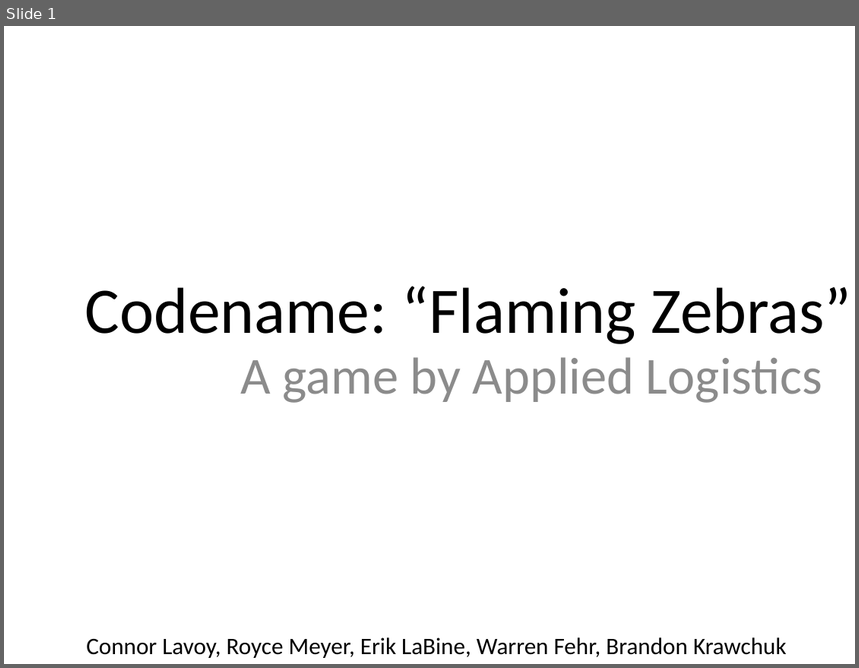
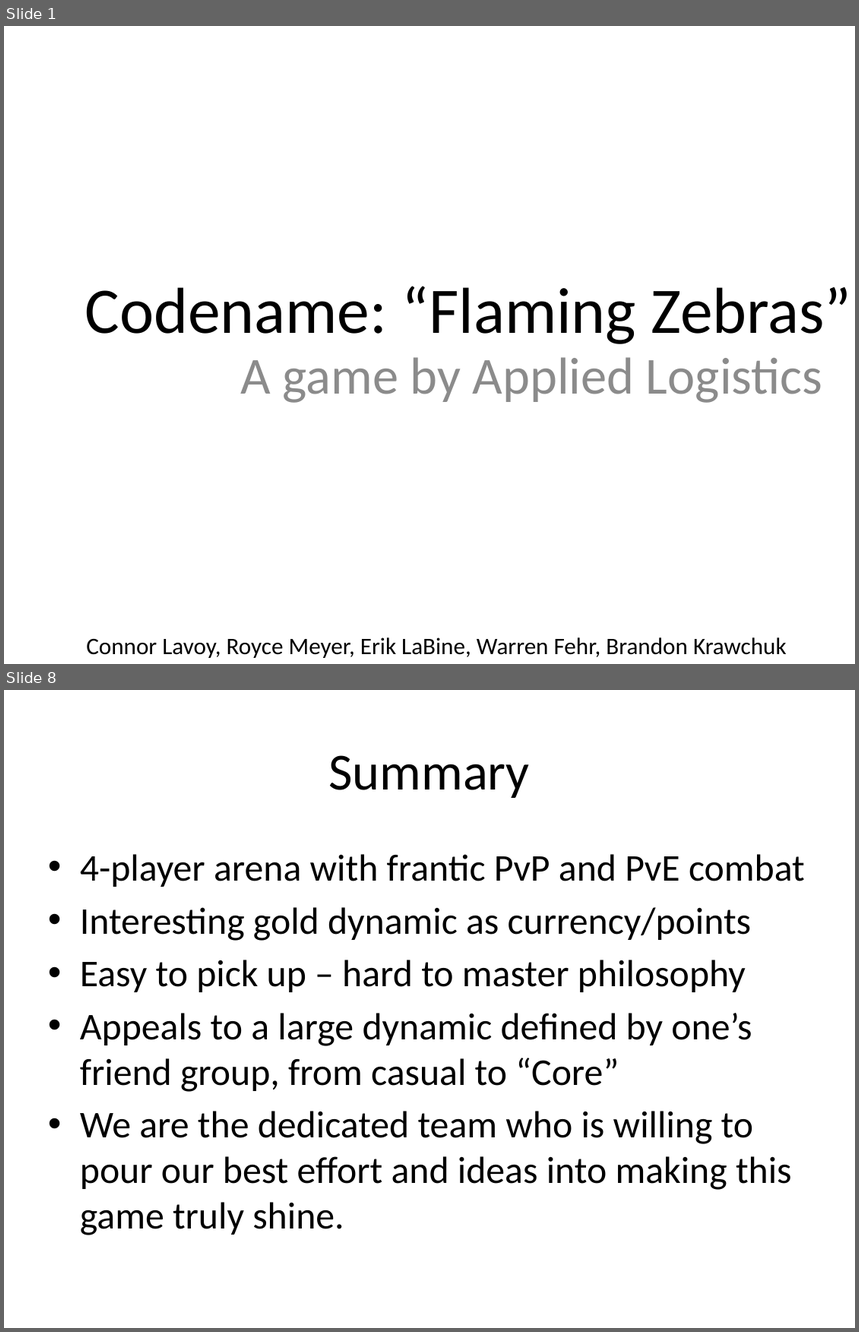
Before and after one commit to Assisting/flaming-zebras, a slide deck: Codename flaming zebras.pptx. Shown one above the other, each under a label of ours: slide 1 before the commit, slides 1 and 8 after it; the slides between them are not shown. The pictures are 859x668 and 859x1332 pixels, drawn with LibreOffice and Linux fonts; fonts in the diff are those of the drawing. Boxes give left, top, right and bottom in pixels: in the first picture for what was removed or moved away, otherwise in the second. Text is boxed around its words. In the diff, an @@ line names an element or a change of style, - is before the commit and + after.

```diff
--- a/Codename flaming zebras.pptx
+++ b/Codename flaming zebras.pptx
@@ slide 8 added at <box>4,690,855,1328</box>, background #FFFFFF @@
@@ title added at <box>329,755,529,798</box>, 44 pt, text #000000 @@
+Summary
@@ text added at <box>80,854,805,1236</box>, 32 pt, text #000000 @@
+• 4-player arena with frantic PvP and PvE combat
+• Interesting gold dynamic as currency/points
+• Easy to pick up – hard to master philosophy
+• Appeals to a large dynamic defined by one’s friend group, from casual to “Core”
+• We are the dedicated team who is willing to pour our best effort and ideas into making this game truly shine.
```
Also in this commit, not shown: 2 slides changed, 4 other slides added, 1 slide removed.
